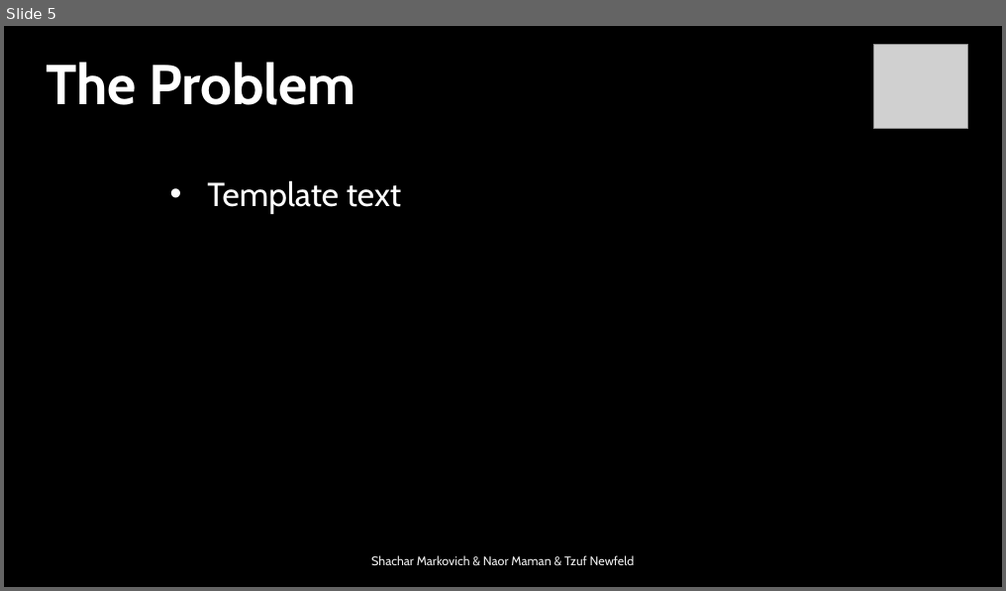
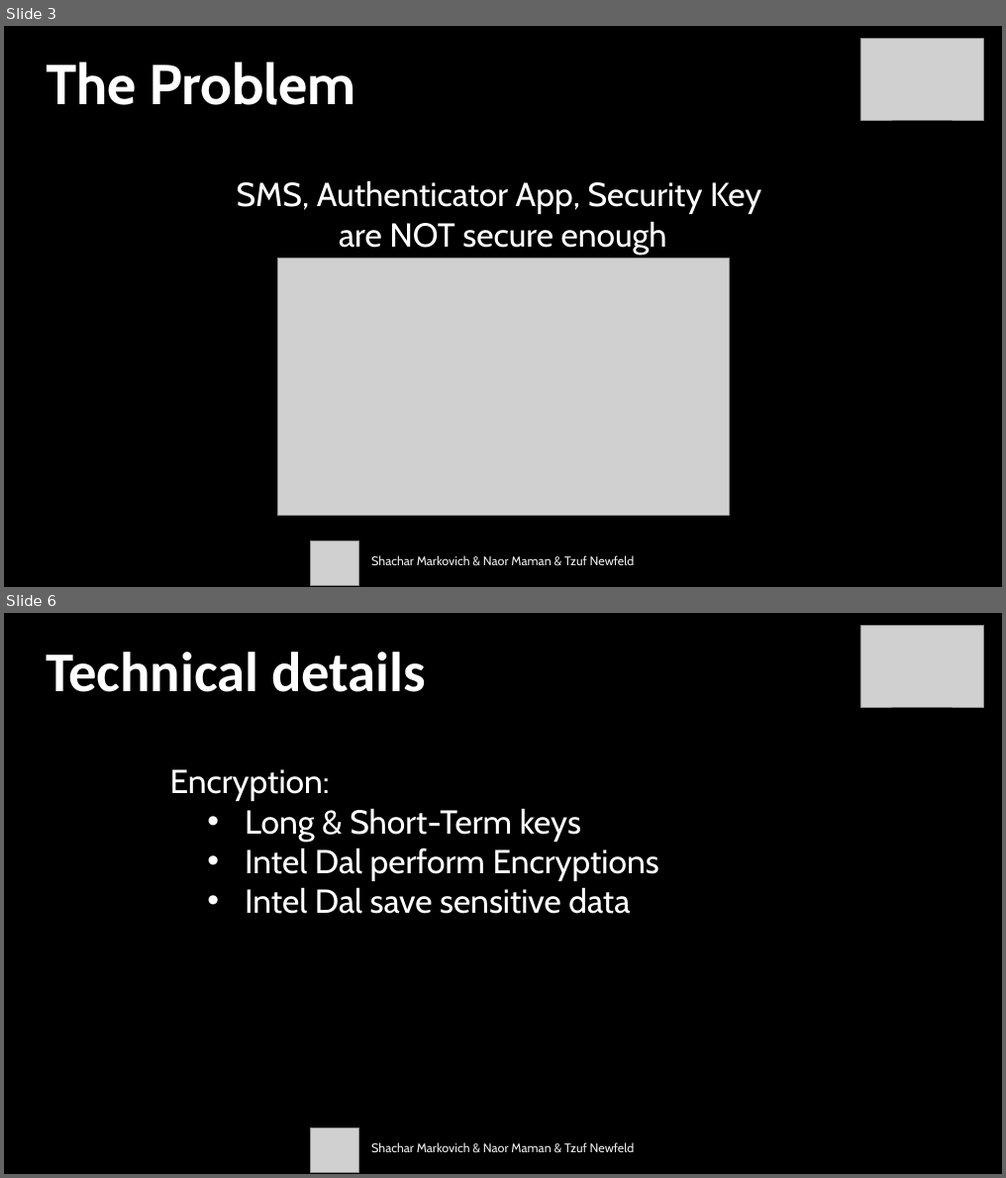
Before and after one commit to ShacharMarkovich/BankingSystem, a slide deck: מצגת.pptx. Shown one above the other, each under a label of ours: slide 5 before the commit, slides 3 and 6 after it; the slides between them are not shown. The pictures are 1006x591 and 1006x1178 pixels, drawn with LibreOffice and Linux fonts; fonts in the diff are those of the drawing; grey boxes stand for pictures; background and template pictures are left out. Boxes give left, top, right and bottom in pixels: in the first picture for what was removed or moved away, otherwise in the second. Text is boxed around its words. In the diff, an @@ line names an element or a change of style, - is before the commit and + after.

```diff
--- a/מצגת.pptx
+++ b/מצגת.pptx
@@ slide 6 added at (4,613,1002,1174), background picture (left out) @@
@@ picture added at (860,626,984,707) @@
@@ text added at (46,652,426,692), 54 pt, text #FFFFFF, bold @@
+Technical details
@@ text added at (170,769,659,914), 32 pt, text #FFFFFF @@
+Encryption:
+  • Long & Short-Term keys
+  • Intel Dal perform Encryptions
+  • Intel Dal save sensitive data
@@ picture added at (310,1129,358,1172) @@
@@ text added at (371,1143,635,1153), 12 pt, text gradient #9E9E9E to #EDEDED to #FFFFFF @@
+Shachar Markovich & Naor Maman & Tzuf Newfeld
@@ what was slide 5 is now slide 3 @@
@@ slide 3 changed as well @@
@@ picture added at (860,39,984,120) @@
@@ text removed at (207,180,402,214) @@
-• Template text
@@ text added at (237,180,761,255), 32 pt, text #FFFFFF @@
+SMS, Authenticator App, Security Key
+are NOT secure enough
@@ picture added at (277,259,729,516) @@
@@ picture: place and size @@
-picture at (874,45,968,129)
+picture at (310,542,358,585)
```
Also in this commit, not shown: 7 other slides changed, 4 other slides added, 2 slides removed.
